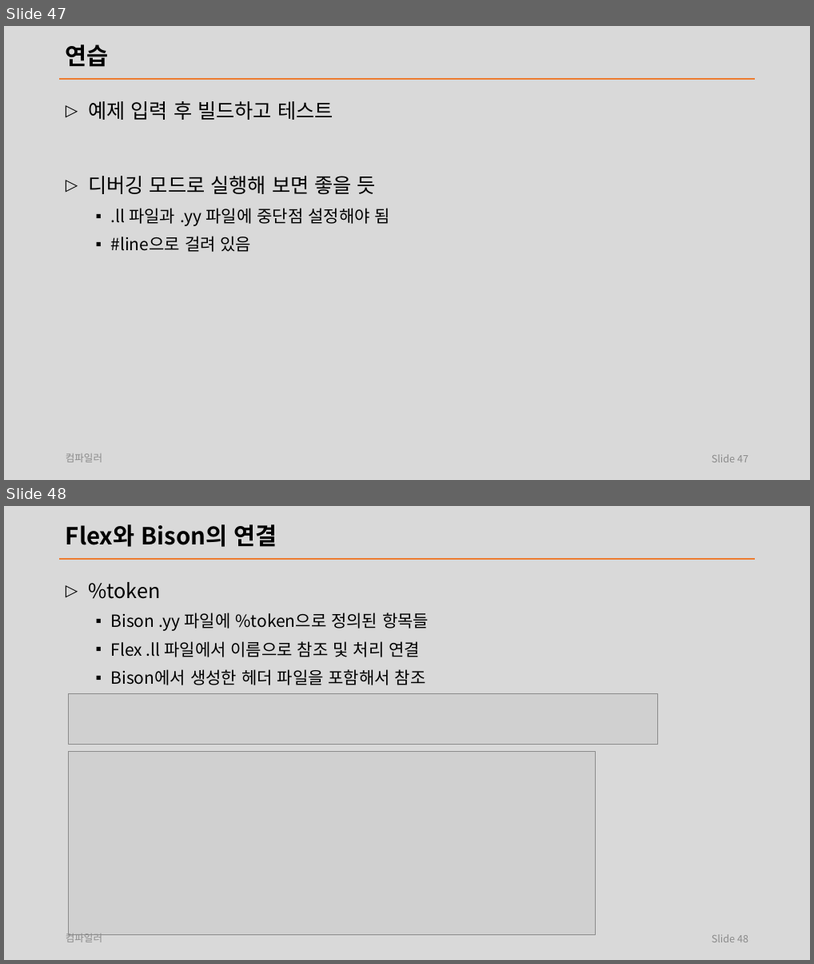
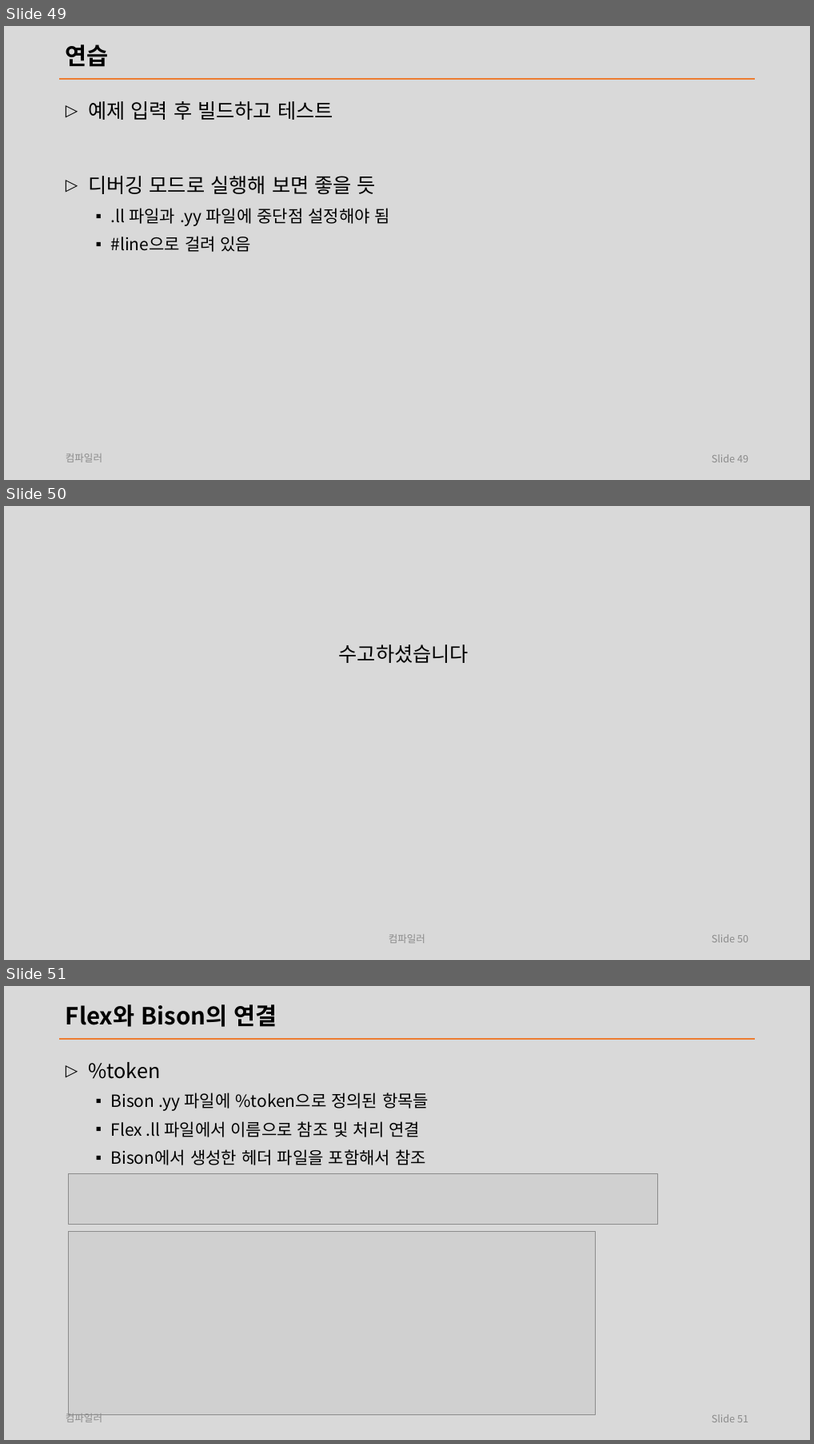
Before and after one commit to laxtools/article, a slide deck: programming/compiler/lecture/note.pptx. Shown one above the other, each under a label of ours: slides 47 and 48 before the commit, slides 49, 50 and 51 after it. The pictures are 814x964 and 814x1444 pixels, drawn with LibreOffice and Linux fonts; fonts in the diff are those of the drawing; grey boxes stand for pictures. Boxes give left, top, right and bottom in pixels: in the first picture for what was removed or moved away, otherwise in the second. Text is boxed around its words. In the diff, an @@ line names an element or a change of style, - is before the commit and + after.

Commit message:
컴파일러 세미나 노트 정리.

```diff
--- a/programming/compiler/lecture/note.pptx
+++ b/programming/compiler/lecture/note.pptx
@@ slide 50 added at [4,506,810,960], background #D9D9D9 @@
@@ text added at [339,644,469,663], 24 pt, text #000000 @@
+수고하셨습니다
@@ text added at [389,934,426,943], 12 pt, text #8C8C8C @@
+컴파일러
@@ page number added at [712,934,749,942], 12 pt, text #8C8C8C @@
+Slide 50
@@ what was slide 47 is now slide 49 @@
@@ page number at [712,454,749,462]: text changed @@
-Slide 47
+Slide 49
@@ what was slide 48 is now slide 51 @@
@@ page number at [712,1414,749,1422]: text changed @@
-Slide 48
+Slide 51
```
Also in this commit, not shown: 5 slides changed, 2 other slides added, 8 other files.
